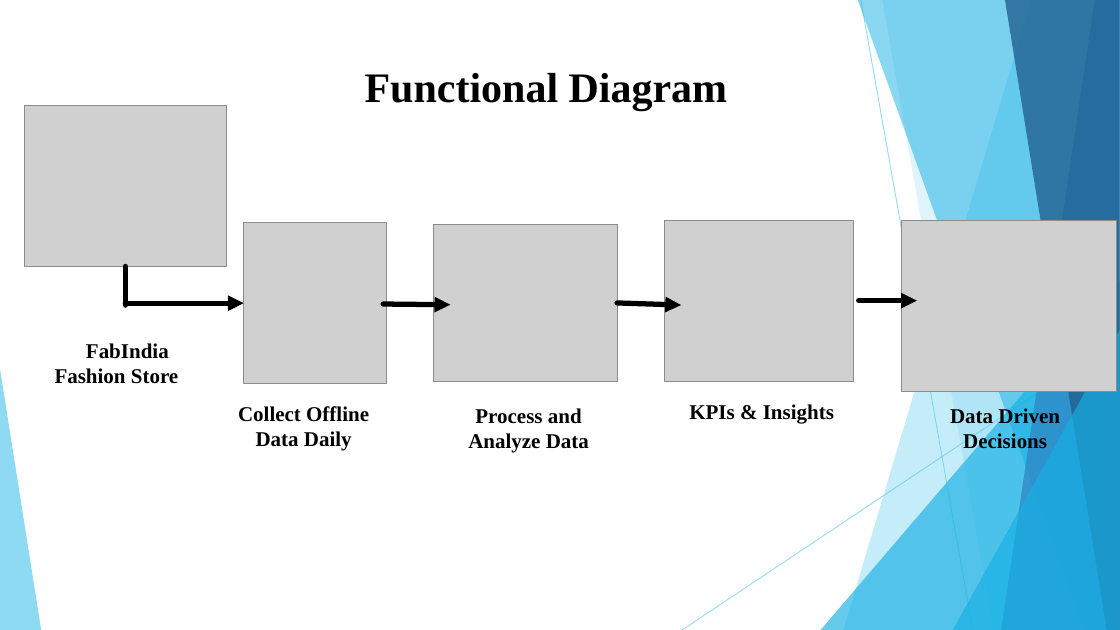
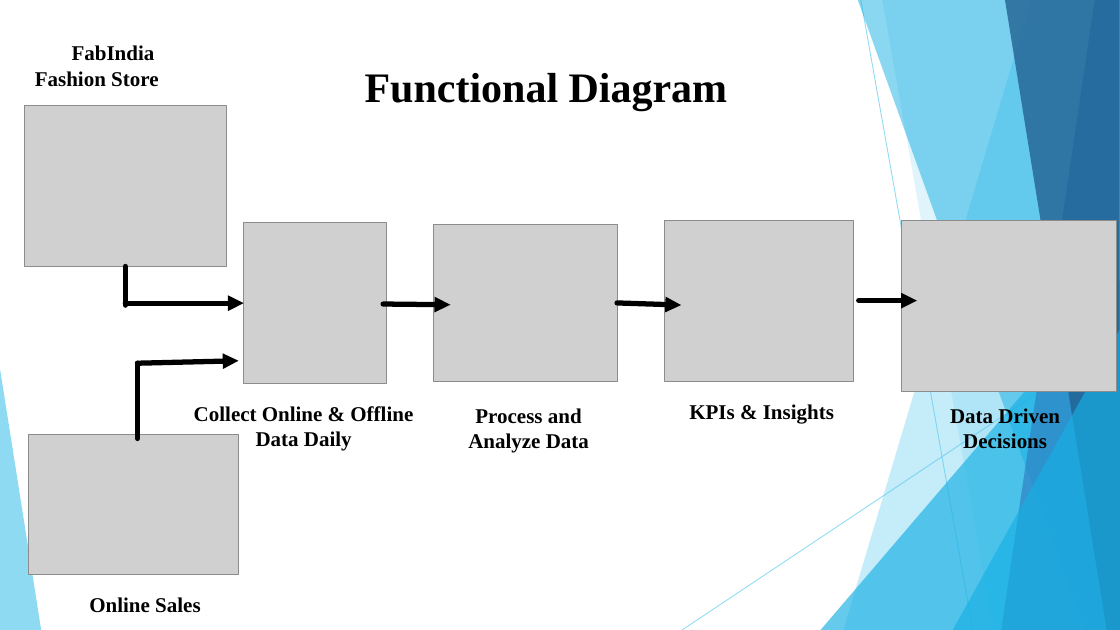
Before and after one commit to HemalaR/Smart-Analytics-For-Fashion-Sales, a slide deck: slide 6 of Smart Retail Analytics for Fashion Sales (1).pptx (slide 7 before the commit). Drawn at 1120x630 pixels with LibreOffice and Linux fonts; fonts in the diff are those of the drawing; grey boxes stand for pictures. Boxes give left, top, right and bottom in pixels: in the first picture for what was removed or moved away, otherwise in the second. Text is boxed around its words. In the diff, an @@ line names an element or a change of style, - is before the commit and + after.

```diff
--- a/Smart Retail Analytics for Fashion Sales (1).pptx
+++ b/Smart Retail Analytics for Fashion Sales (1).pptx
@@ text "FabIndia Fashion Store": place and size @@
-text "FabIndia Fashion Store" at [55, 343, 178, 384]
+text "FabIndia Fashion Store" at [35, 45, 158, 87]
@@ line added from (138, 439) to (138, 363), #000000 4.5 pt @@
@@ arrow added from (138, 363) to (239, 361), #000000 4.5 pt @@
@@ text at [194, 406, 413, 422]: text changed @@
-Collect Offline
+Collect Online & Offline
@@ picture added at [29, 435, 239, 575] @@
@@ text added at [89, 597, 200, 613], 18 pt, text #000000, bold @@
+Online Sales
```
Also in this commit, not shown: 6 other slides changed, 20 slides added, 3 slides removed, 21 other files.
